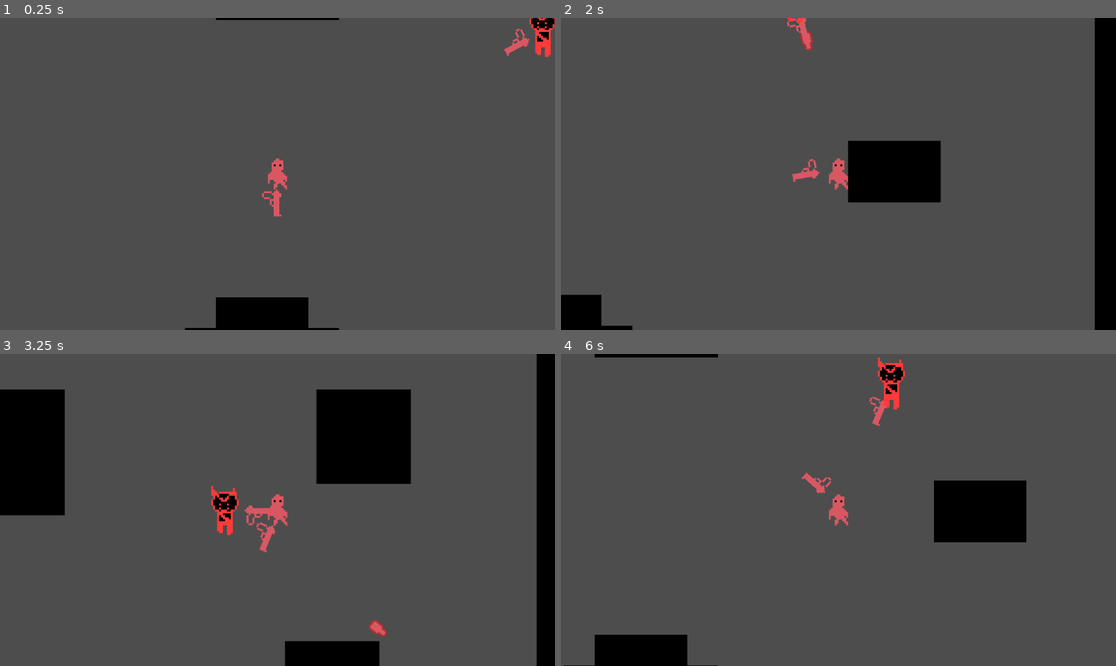
Above: before the commit, frames 1-4 (two rows, left to right).
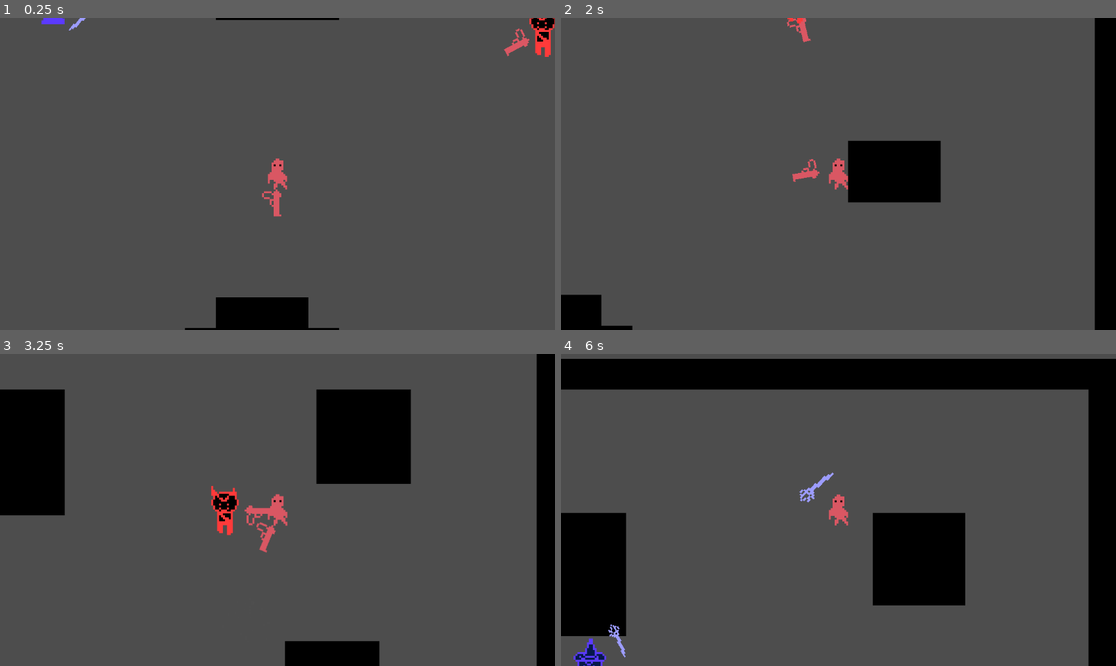
Above: after the commit, the same moments.

Repository: ExistantHumanX3/DeepFeats
Game: Godot game, scene res://scenes/game.tscn
Same seed, same stepped clock (60 frames per second), same inputs: the game is played once before the commit and once after it.
Inputs (mouse positions are in pixels of both pictures, inside the frame that each line leads up to):
- Up to frame 1 (0.25 s): no input
- Up to frame 2 (2 s): move the mouse to (960, 158) at 0.52 s; hold D (move_right) 0.53-1.28 s; click (960, 158) at 0.6 s; move the mouse to (727, 189) at 1.27 s; hold ] (debug_getAmmoBack) from 1.28 s (still down); tap Shift (dash) at 1.35 s; click (727, 189) at 1.55 s
- Up to frame 3 (3.25 s): move the mouse to (333, 441) at 2.02 s; release ] (debug_getAmmoBack) at 2.03 s; hold D (move_right) 2.03-2.78 s; click (333, 441) at 2.1 s; move the mouse to (249, 572) at 2.77 s; hold W (move_up) from 2.78 s (still down); tap 1 (weapon_1) at 2.85 s; click (249, 572) at 3.05 s
- Up to frame 4 (6 s): move the mouse to (1005, 556) at 3.52 s; release W (move_up) at 3.53 s; hold A (move_left) 3.53-5.03 s; tap 2 (weapon_2) at 3.6 s; click (1005, 556) at 3.8 s; move the mouse to (672, 463) at 4.27 s; tap 3 (weapon_3) at 4.35 s; click (672, 463) at 4.55 s; move the mouse to (866, 510) at 5.02 s; hold ] (debug_getAmmoBack) 5.03-5.78 s; click (866, 510) at 5.1 s; move the mouse to (755, 432) at 5.77 s; hold D (move_right) from 5.78 s (still down); tap Shift (dash) at 5.85 s

The runs differ from the first frame. In frame 1, 0.1% of the frame differs, in the area x 7-16%, y 0-5%; in frame 2, less than 0.1%; in frame 3, 0.1%; in frame 4, 29%, in the area x 0-100%, y 0-100%.

Commit message:
create enemy types

Diff:
--- /dev/null
+++ b/bvn-game-jam/prefabs/blue_enemy.tscn
@@ -0,0 +1,62 @@
+[gd_scene load_steps=9 format=3 uid="uid://dgt3gp22xkyg5"]
+
+[ext_resource type="PackedScene" uid="uid://bx41pkkd7eqcp" path="res://prefabs/enemy.tscn" id="1_lr0qq"]
+[ext_resource type="Texture2D" uid="uid://cu61hkjn5w1hf" path="res://assets/weapons/staph.png" id="2_37ed3"]
+[ext_resource type="Texture2D" uid="uid://5bdn0rkr5vpq" path="res://assets/entities/blue_enemy.png" id="2_hewsl"]
+
+[sub_resource type="AtlasTexture" id="AtlasTexture_37ed3"]
+atlas = ExtResource("2_hewsl")
+region = Rect2(0, 0, 18, 32)
+
+[sub_resource type="AtlasTexture" id="AtlasTexture_ankgh"]
+atlas = ExtResource("2_hewsl")
+region = Rect2(0, 32, 18, 32)
+
+[sub_resource type="AtlasTexture" id="AtlasTexture_i540f"]
+atlas = ExtResource("2_hewsl")
+region = Rect2(18, 0, 18, 32)
+
+[sub_resource type="AtlasTexture" id="AtlasTexture_4rjdy"]
+atlas = ExtResource("2_hewsl")
+region = Rect2(18, 32, 18, 32)
+
+[sub_resource type="SpriteFrames" id="SpriteFrames_jwqip"]
+animations = [{
+"frames": [{
+"duration": 1.0,
+"texture": SubResource("AtlasTexture_37ed3")
+}, {
+"duration": 1.0,
+"texture": SubResource("AtlasTexture_ankgh")
+}],
+"loop": true,
+"name": &"idle",
+"speed": 5.0
+}, {
+"frames": [{
+"duration": 1.0,
+"texture": SubResource("AtlasTexture_i540f")
+}, {
+"duration": 1.0,
+"texture": SubResource("AtlasTexture_4rjdy")
+}],
+"loop": true,
+"name": &"walk",
+"speed": 5.0
+}]
+
+[node name="BlueEnemy" instance=ExtResource("1_lr0qq")]
+
+[node name="Gun" parent="Center" index="1"]
+position = Vector2(17, -1)
+scale = Vector2(0.79687506, 0.82812494)
+texture = ExtResource("2_37ed3")
+
+[node name="CollisionShape2D" parent="." index="1"]
+position = Vector2(-0.5, 0.5)
+
+[node name="AnimatedSprite2D" type="AnimatedSprite2D" parent="." index="2"]
+sprite_frames = SubResource("SpriteFrames_jwqip")
+animation = &"walk"
+autoplay = "idle"
+frame_progress = 0.054506626
--- a/bvn-game-jam/prefabs/enemy.tscn
+++ b/bvn-game-jam/prefabs/enemy.tscn
@@ -33,7 +33,7 @@
 hue_variation_max = -2.2351742e-08
 
 [sub_resource type="RectangleShape2D" id="RectangleShape2D_a7d0n"]
-size = Vector2(15, 27)
+size = Vector2(17, 25)
 
 [node name="Enemy" type="CharacterBody2D" groups=["enemy"]]
 script = ExtResource("1_yfjof")
--- a/bvn-game-jam/scenes/game.tscn
+++ b/bvn-game-jam/scenes/game.tscn
@@ -6,6 +6,7 @@
 [ext_resource type="Script" uid="uid://dav5flk6jdvsj" path="res://scripts/shaders.gd" id="3_lbhrr"]
 [ext_resource type="Shader" uid="uid://dj6txe3xkaa27" path="res://shaders/shader.gdshader" id="3_lnu2h"]
 [ext_resource type="PackedScene" uid="uid://c1r8vic73bv40" path="res://prefabs/red_enemy.tscn" id="6_p57ef"]
+[ext_resource type="PackedScene" uid="uid://dgt3gp22xkyg5" path="res://prefabs/blue_enemy.tscn" id="7_u5sy4"]
 
 [sub_resource type="TileSetAtlasSource" id="TileSetAtlasSource_yqjtg"]
 texture = ExtResource("2_yqjtg")
@@ -64,3 +65,7 @@
 
 [node name="RedEnemy" parent="." instance=ExtResource("6_p57ef")]
 position = Vector2(145, -77)
+
+[node name="BlueEnemy" parent="." instance=ExtResource("7_u5sy4")]
+position = Vector2(-121, -95)
+health = 3
--- a/bvn-game-jam/scripts/enemy.gd
+++ b/bvn-game-jam/scripts/enemy.gd
@@ -19,9 +19,9 @@
 @onready var player: CharacterBody2D = $"../Player" # godot why tf are you erroring ru stupid
 
 @export var SPEED: float = 30
-@export var CHACE_DIST: float = 400
+@export var CHACE_DIST: float = 300
 @export var FLEE_DIST: float = 75
-@export var CHACE_EXIT: float = 325
+@export var CHACE_EXIT: float = 275
 @export var FLEE_EXIT: float = 100
 
 var dir2Player
@@ -74,3 +74,9 @@
 
 			if dis2p > FLEE_EXIT:
 				state = AIState.CHASE
+
+func get_chase_range() -> int:
+	return CHACE_DIST
+
+func get_dis2p() -> float:
+	return dir2Player.length()
--- a/bvn-game-jam/scripts/shoot_from.gd
+++ b/bvn-game-jam/scripts/shoot_from.gd
@@ -19,7 +19,7 @@
 		shoot()
 
 func shoot():
-	if cooldown == null:
+	if cooldown == null || enemy.get_chase_range() + 25 >= enemy.get_dis2p():
 		return
 	cooldown.start()
 	particles.restart()
Not shown, changed: bvn-game-jam/GAME DESIGN ENEMY.txt
Binary file removed: bvn-game-jam/assets/entities/blueEnemy_idle.png
Binary file removed: bvn-game-jam/assets/entities/blueEnemy_walk.png
Not shown, removed: bvn-game-jam/assets/entities/blueEnemy_walk.png.import
Binary file added: bvn-game-jam/assets/entities/blue_enemy.png
Not shown, changed: bvn-game-jam/assets/entities/blue_enemy.png.import
Not shown: 1 places in bvn-game-jam/scenes/game.tscn that only renumber resources
